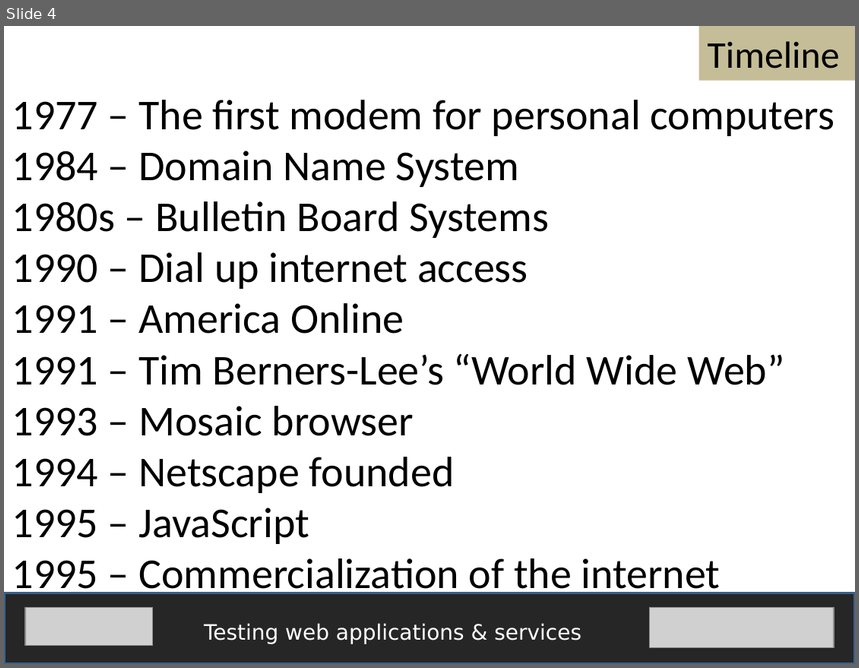
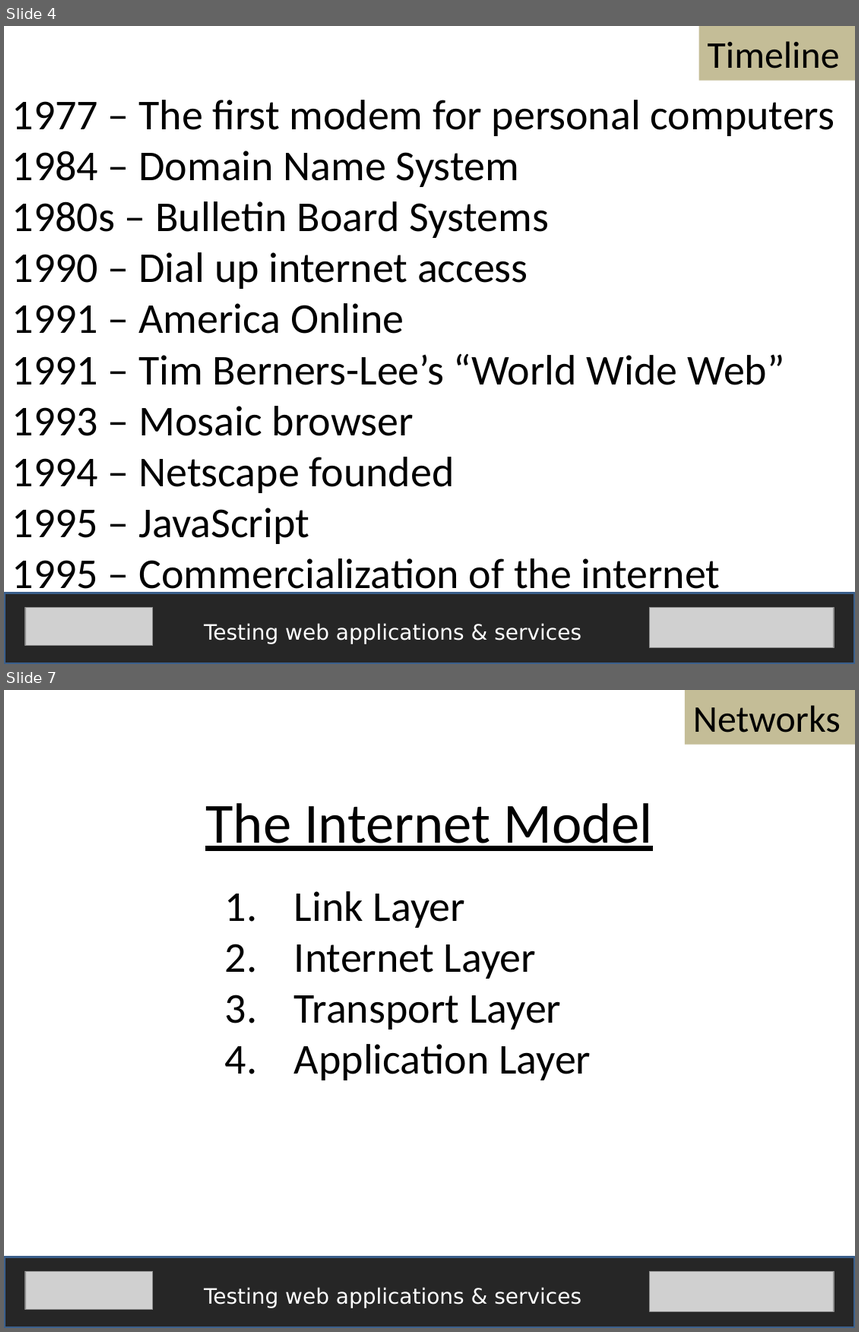
Before and after one commit to fijiaaron/testing-web-apps-and-services, a slide deck: presentations/A technical understanding of the web.pptx. Shown one above the other, each under a label of ours: slide 4 before the commit, slides 4 and 7 after it; the slides between them are not shown. The pictures are 859x668 and 859x1332 pixels, drawn with LibreOffice and Linux fonts; fonts in the diff are those of the drawing; grey boxes stand for pictures. Boxes give left, top, right and bottom in pixels: in the first picture for what was removed or moved away, otherwise in the second. Text is boxed around its words. In the diff, an @@ line names an element or a change of style, - is before the commit and + after.

```diff
--- a/presentations/A technical understanding of the web.pptx
+++ b/presentations/A technical understanding of the web.pptx
@@ slide 7 added at (x1=4, y1=690, x2=855, y2=1328), background #FFFFFF @@
@@ rectangle added at (x1=685, y1=690, x2=855, y2=745), fill #C4BD97, 32 pt, text #000000 @@
+Networks
@@ text added at (x1=205, y1=803, x2=652, y2=851), 48 pt, text #000000, underline @@
+The Internet Model
@@ text added at (x1=294, y1=891, x2=591, y2=1081), 36 pt, text #000000 @@
+1. Link Layer
+2. Internet Layer
+3. Transport Layer
+4. Application Layer
@@ rectangle added at (x1=4, y1=1258, x2=855, y2=1328), fill #262626, outline #3A5F8C 2 pt @@
@@ picture added at (x1=25, y1=1271, x2=153, y2=1309) @@
@@ picture added at (x1=649, y1=1271, x2=834, y2=1312) @@
@@ text added at (x1=204, y1=1287, x2=582, y2=1309), 18 pt, text #FFFFFF @@
+Testing web applications & services
```
Also in this commit, not shown: 1 slide changed, 6 other slides added, 4 other files.
